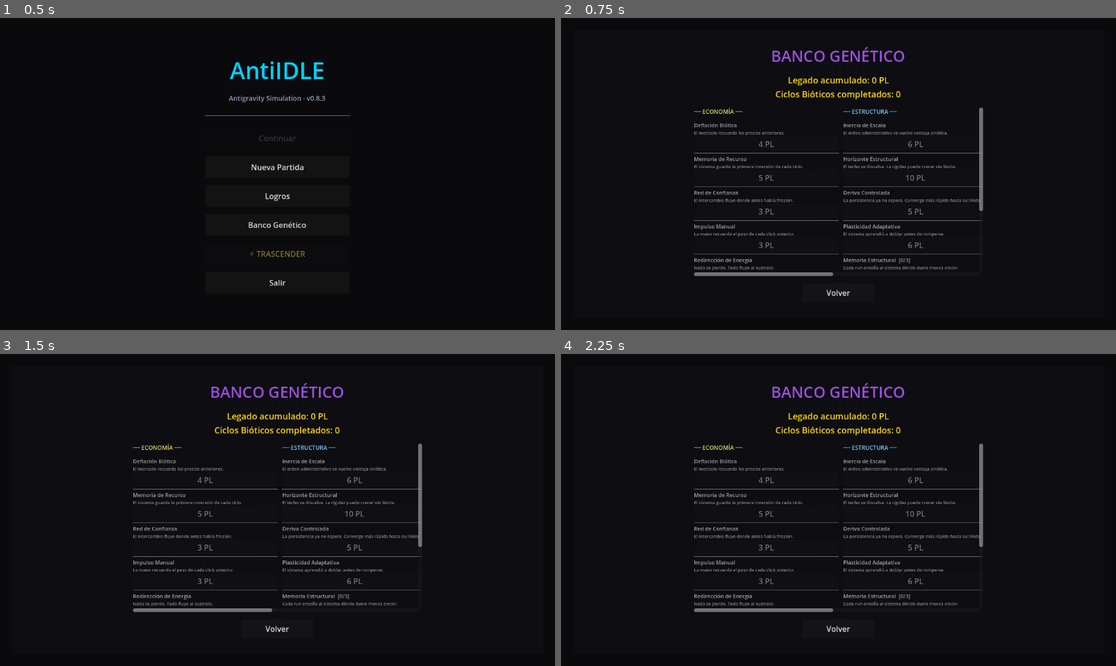
Above: before the commit, frames 1-4 (two rows, left to right).
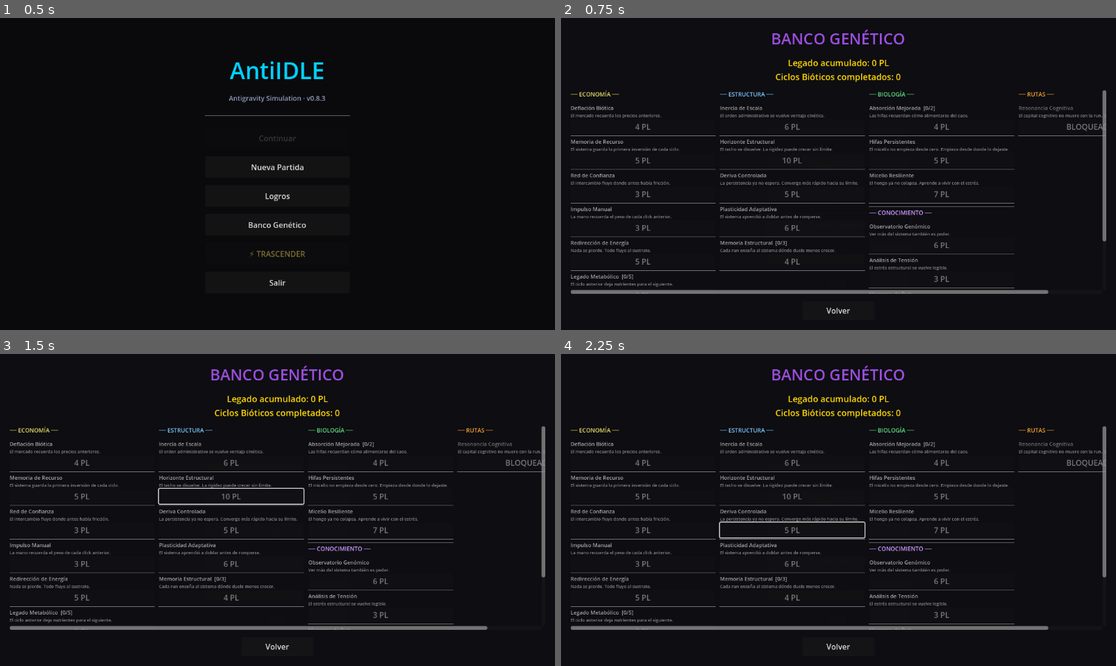
Above: after the commit, the same moments.

Repository: amurito/godot-idle-game
Game: Godot game, scene res://MainMenu.tscn
Two runs of this game, one before a commit and one after it. Both use one fixed random seed, a clock stepped at 60 frames per second and the inputs below.
Inputs:
- Up to frame 1 (0.5 s): no input
- Up to frame 2 (0.75 s): click "Banco Genético" at 0.5 s
- Up to frame 3 (1.5 s): click "Nueva Partida" at 1.25 s
- Up to frame 4 (2.25 s): click "Logros" at 2 s

Frame 1 is identical in both runs. In frame 2, 11% of the frame differs, in the area x 1-99%, y 3-95%; in frame 3, 11%; in frame 4, 11%.

Commit message:
fix: Banco Genético MainMenu — VBoxContainer llena pantalla completa
El problema real era el VBoxContainer interno (anchors centrados, 600px).
- VBoxContainer: anchors_preset 15 (full rect) + offsets 20px de margen
- ScrollContainer: size_flags_vertical EXPAND_FILL (usa todo el alto disponible)
- MainMenu.gd: limpiado el hack de size/position (panel exterior ya es full-screen)

Co-Authored-By: Claude Sonnet 4.6 <noreply@anthropic.com>

Diff:
--- a/MainMenu.gd
+++ b/MainMenu.gd
@@ -263,12 +263,6 @@
 
 func _on_legacy_pressed():
 	legacy_panel.visible = true
-	var vp := get_viewport_rect()
-	var margin := 24.0
-	var ps := Vector2(vp.size.x - margin * 2, vp.size.y - margin * 2)
-	legacy_panel.custom_minimum_size = ps
-	legacy_panel.size = ps
-	legacy_panel.position = Vector2(margin, margin)
 	_update_legacy_view()
 
 func _on_back_pressed():
--- a/MainMenu.tscn
+++ b/MainMenu.tscn
@@ -121,16 +121,17 @@
 color = Color(0.051, 0.051, 0.071, 0.98)
 
 [node name="VBoxContainer" type="VBoxContainer" parent="GeneticBankPanel"]
-custom_minimum_size = Vector2(600, 0)
 layout_mode = 1
-anchors_preset = 13
-anchor_left = 0.5
-anchor_right = 0.5
+anchors_preset = 15
+anchor_right = 1.0
 anchor_bottom = 1.0
+offset_left = 20.0
+offset_top = 20.0
+offset_right = -20.0
+offset_bottom = -20.0
 grow_horizontal = 2
 grow_vertical = 2
 theme_override_constants/separation = 15
-alignment = 1
 
 [node name="Title" type="Label" parent="GeneticBankPanel/VBoxContainer"]
 layout_mode = 2
@@ -147,8 +148,8 @@
 horizontal_alignment = 1
 
 [node name="ScrollContainer" type="ScrollContainer" parent="GeneticBankPanel/VBoxContainer"]
-custom_minimum_size = Vector2(0, 350)
 layout_mode = 2
+size_flags_vertical = 3
 
 [node name="ItemList" type="VBoxContainer" parent="GeneticBankPanel/VBoxContainer/ScrollContainer"]
 layout_mode = 2
